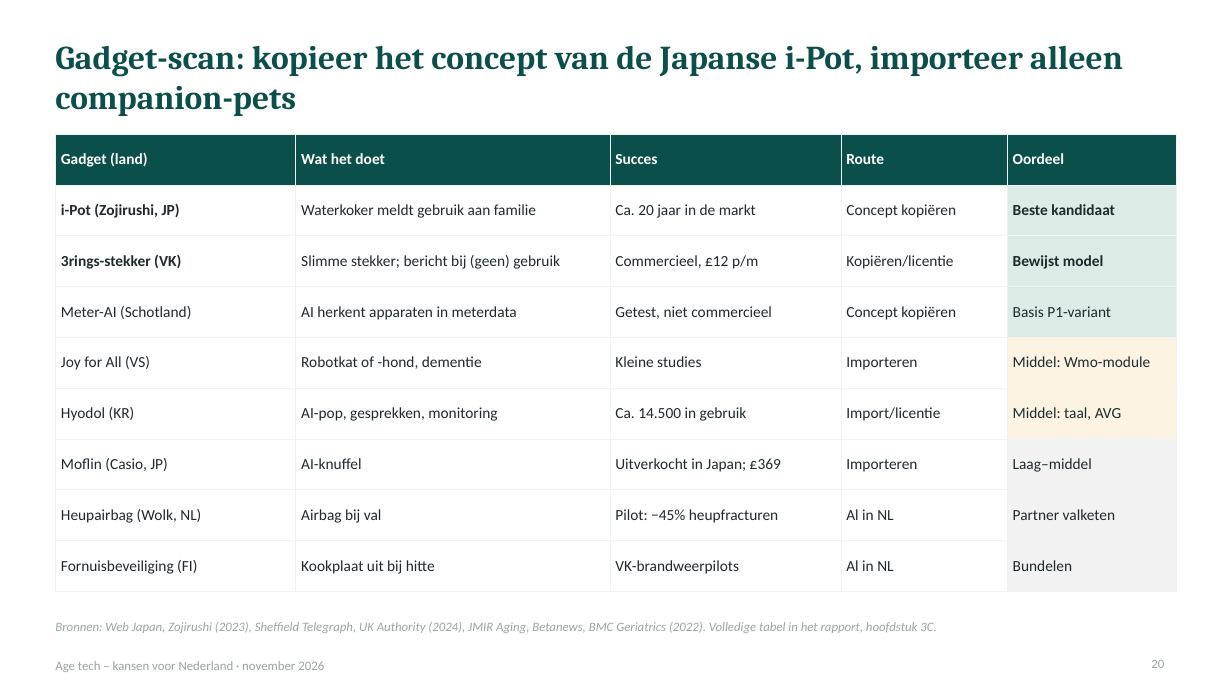
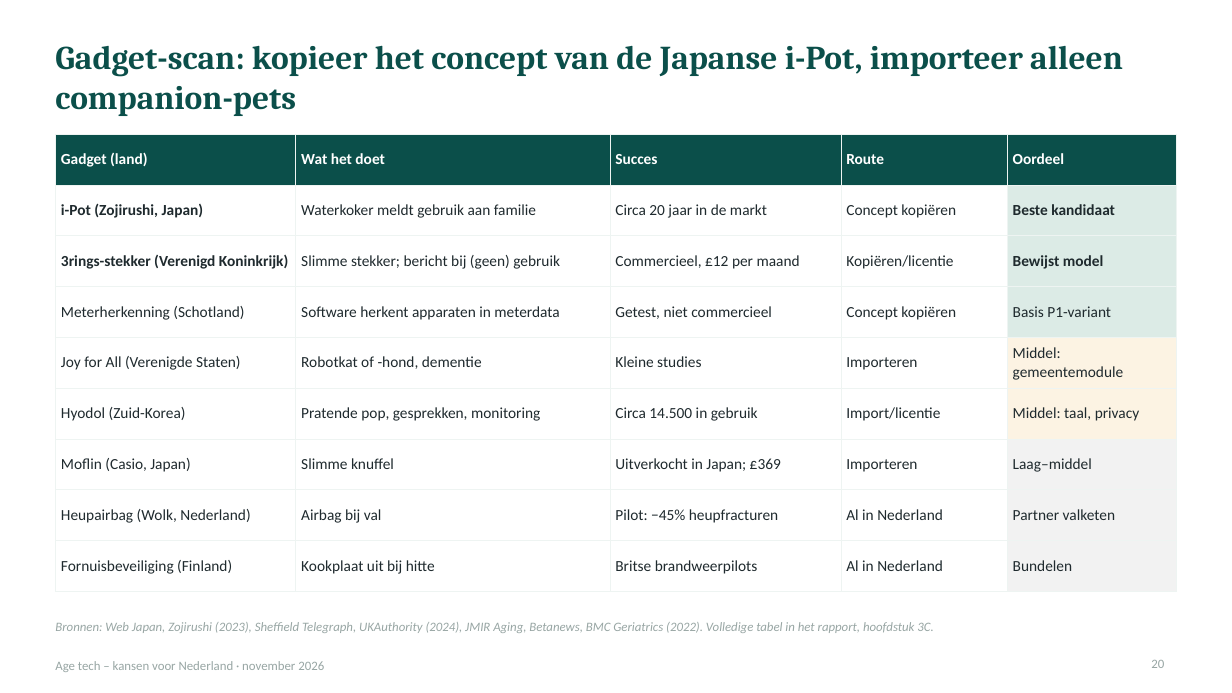
Before and after one commit to robruijn/Four-Seasons-Rome-2026, a slide deck: slide 20 of AgeTech_kansen_Nederland.pptx. Drawn at 1232x693 pixels with LibreOffice and Linux fonts; fonts in the diff are those of the drawing. Boxes give left, top, right and bottom in pixels: in the first picture for what was removed or moved away, otherwise in the second. Text is boxed around its words. In the diff, an @@ line names an element or a change of style, - is before the commit and + after.

```diff
--- a/AgeTech_kansen_Nederland.pptx
+++ b/AgeTech_kansen_Nederland.pptx
@@ table at (x1=55, y1=134, x2=1177, y2=578) @@
-row 2, column 1: i-Pot (Zojirushi, JP)
+row 2, column 1: i-Pot (Zojirushi, Japan)
-row 2, column 3: Ca. 20 jaar in de markt
+row 2, column 3: Circa 20 jaar in de markt
-row 3, column 1: 3rings-stekker (VK)
+row 3, column 1: 3rings-stekker (Verenigd Koninkrijk)
-row 3, column 3: Commercieel, £12 p/m
+row 3, column 3: Commercieel, £12 per maand
-row 4, column 1: Meter-AI (Schotland)
+row 4, column 1: Meterherkenning (Schotland)
-row 4, column 2: AI herkent apparaten in meterdata
+row 4, column 2: Software herkent apparaten in meterdata
-row 5, column 1: Joy for All (VS)
+row 5, column 1: Joy for All (Verenigde Staten)
-row 5, column 5: Middel: Wmo-module
+row 5, column 5: Middel: gemeentemodule
-row 6: Hyodol (KR) | AI-pop, gesprekken, monitoring | Ca. 14.500 in gebruik | Import/licentie | Middel: taal, AVG
+row 6: Hyodol (Zuid-Korea) | Pratende pop, gesprekken, monitoring | Circa 14.500 in gebruik | Import/licentie | Middel: taal, privacy
-row 7, column 1: Moflin (Casio, JP)
+row 7, column 1: Moflin (Casio, Japan)
-row 7, column 2: AI-knuffel
+row 7, column 2: Slimme knuffel
-row 8, column 1: Heupairbag (Wolk, NL)
+row 8, column 1: Heupairbag (Wolk, Nederland)
-row 8, column 4: Al in NL
+row 8, column 4: Al in Nederland
-row 9: Fornuisbeveiliging (FI) | Kookplaat uit bij hitte | VK-brandweerpilots | Al in NL | Bundelen
+row 9: Fornuisbeveiliging (Finland) | Kookplaat uit bij hitte | Britse brandweerpilots | Al in Nederland | Bundelen
@@ text at (x1=55, y1=622, x2=933, y2=633): spaces changed @@
-Bronnen: Web Japan, Zojirushi (2023), Sheffield Telegraph, UK Authority (2024), JMIR Aging, Betanews, BMC Geriatrics (2022). Volledige tabel in het rapport, hoofdstuk 3C.
+Bronnen: Web Japan, Zojirushi (2023), Sheffield Telegraph, UKAuthority (2024), JMIR Aging, Betanews, BMC Geriatrics (2022). Volledige tabel in het rapport, hoofdstuk 3C.
```
Also in this commit, not shown: 42 other slides changed.
